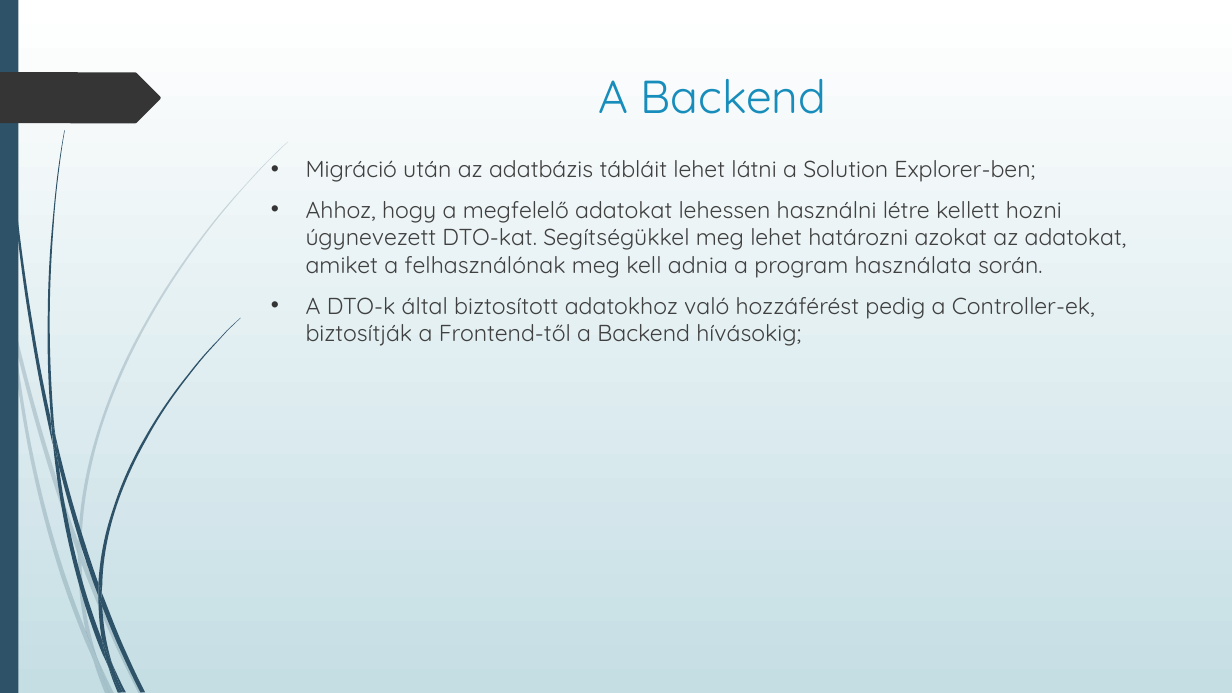
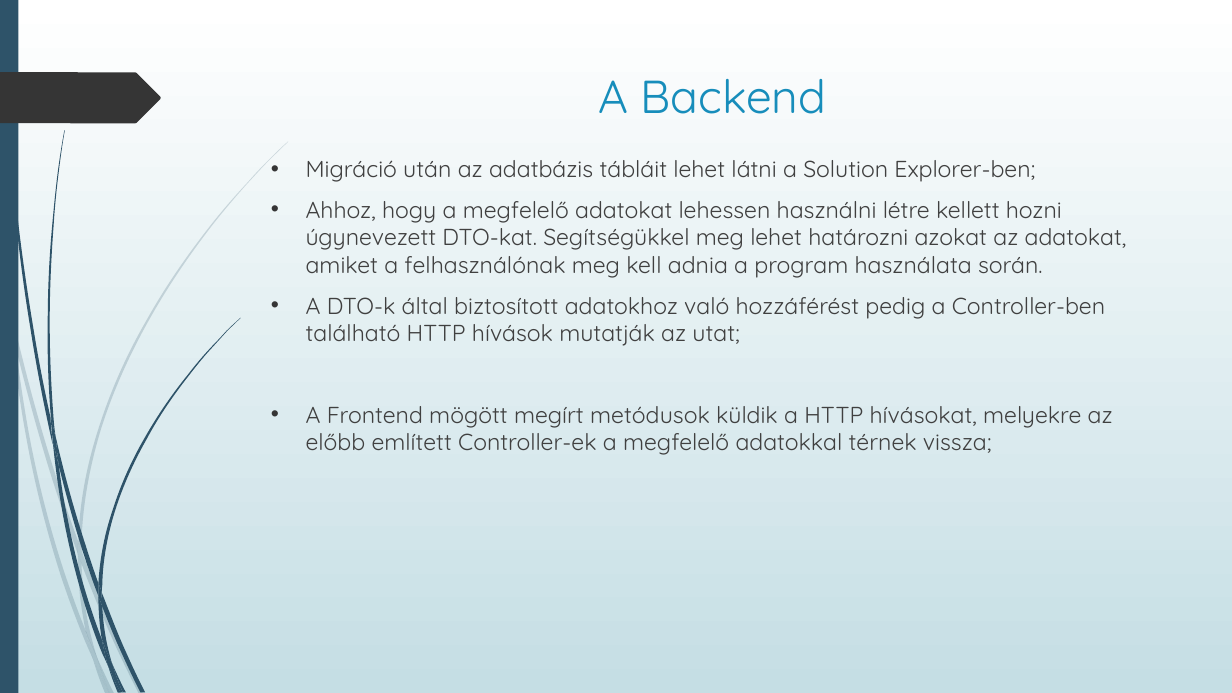
Before and after one commit to Prokiga/Vizsga_remek, a slide deck: slide 6 of Documents/Prezentáció.pptx. Drawn at 1232x693 pixels with LibreOffice and Linux fonts; fonts in the diff are those of the drawing. Boxes give left, top, right and bottom in pixels: in the first picture for what was removed or moved away, otherwise in the second. Text is boxed around its words. In the diff, an @@ line names an element or a change of style, - is before the commit and + after.

```diff
--- a/Documents/Prezentáció.pptx
+++ b/Documents/Prezentáció.pptx
@@ text at [306, 297, 1113, 455]: text changed @@
-• A DTO-k által biztosított adatokhoz való hozzáférést pedig a Controller-ek, biztosítják a Frontend-től a Backend hívásokig;
+• A DTO-k által biztosított adatokhoz való hozzáférést pedig a Controller-ben található HTTP hívások mutatják az utat;
+• A Frontend mögött megírt metódusok küldik a HTTP hívásokat, melyekre az előbb említett Controller-ek a megfelelő adatokkal térnek vissza;
```
Also in this commit, not shown: 2 other slides changed, 7 slides added.
